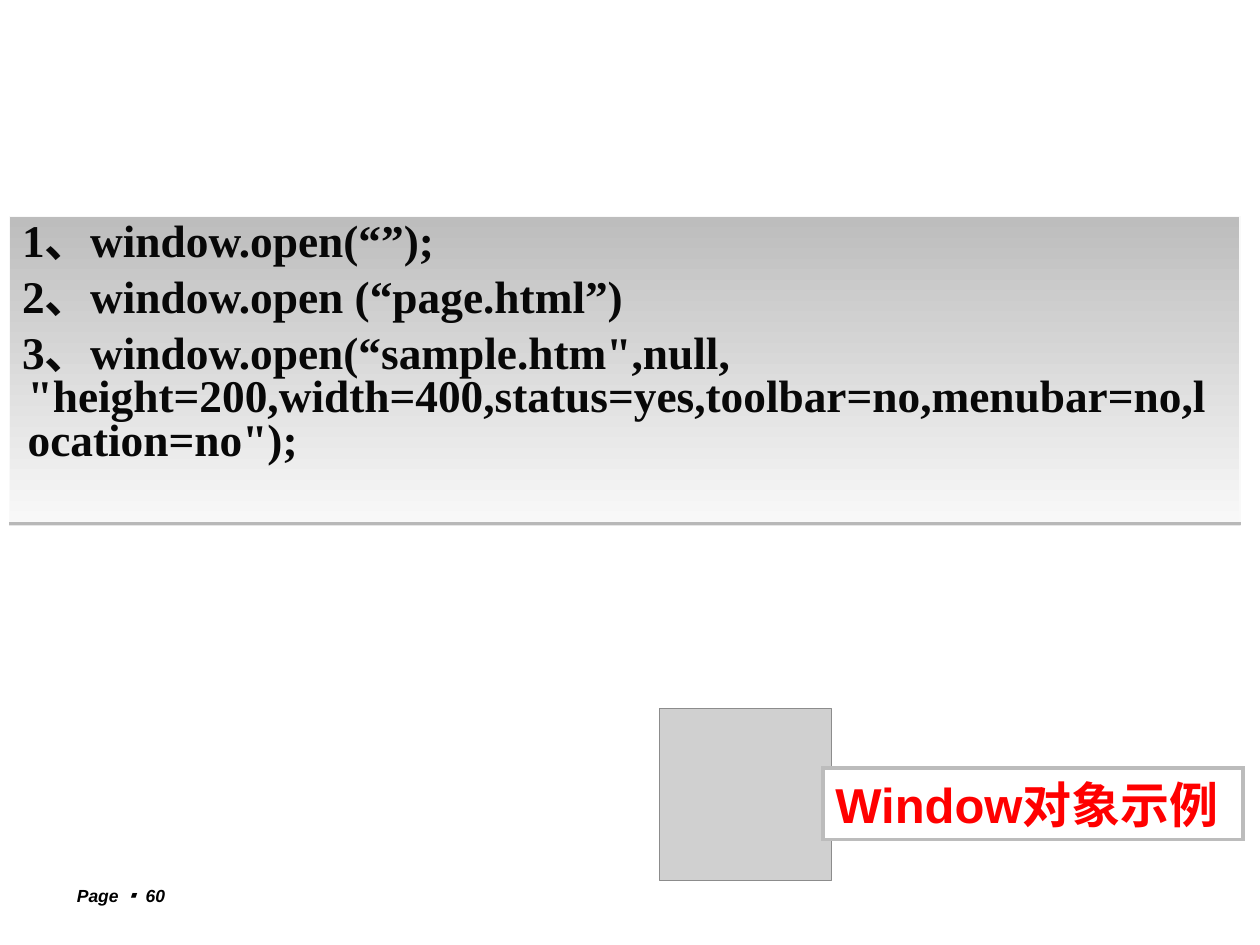
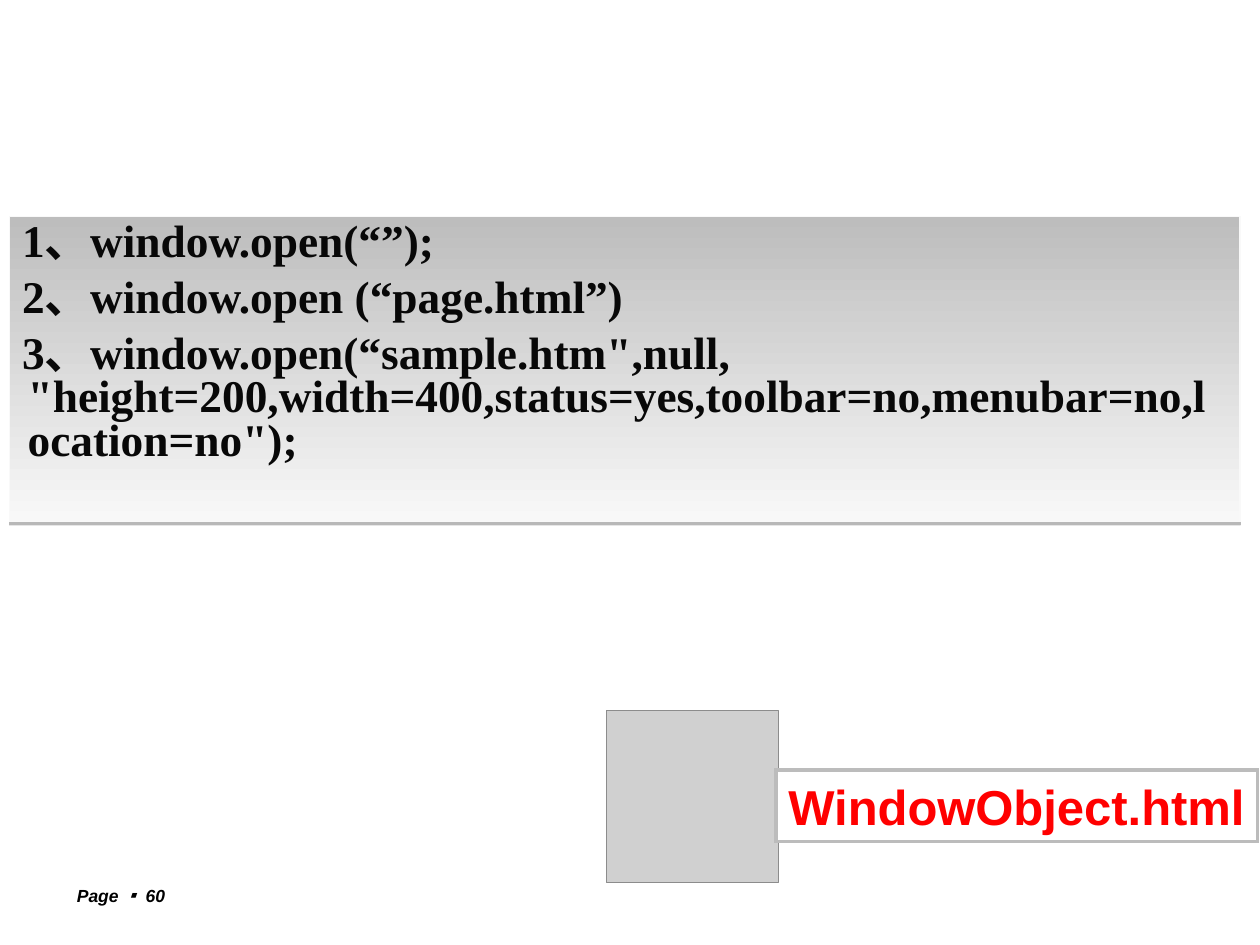
Before and after one commit to lxn56975/webdev, a slide deck: slide 60 of Chapter4Javascript.ppt. Drawn at 1260x945 pixels with LibreOffice and Linux fonts; fonts in the diff are those of the drawing; grey boxes stand for pictures; background and template pictures are left out. Boxes give left, top, right and bottom in pixels: in the first picture for what was removed or moved away, otherwise in the second. Text is boxed around its words. In the diff, an @@ line names an element or a change of style, - is before the commit and + after.

```diff
--- a/Chapter4Javascript.ppt
+++ b/Chapter4Javascript.ppt
@@ picture: place and size @@
-picture at box(659, 709, 830, 881)
+picture at box(606, 711, 777, 882)
@@ rectangle "WindowObject.html": place and size @@
-rectangle "WindowObject.html" at box(823, 767, 1242, 839)
+rectangle "WindowObject.html" at box(776, 770, 1257, 842)
@@ text in rectangle at box(788, 789, 1244, 835): text changed @@
-Window对象示例
+WindowObject.html
```
Also in this commit, not shown: 4 other slides changed, 1 other file.
